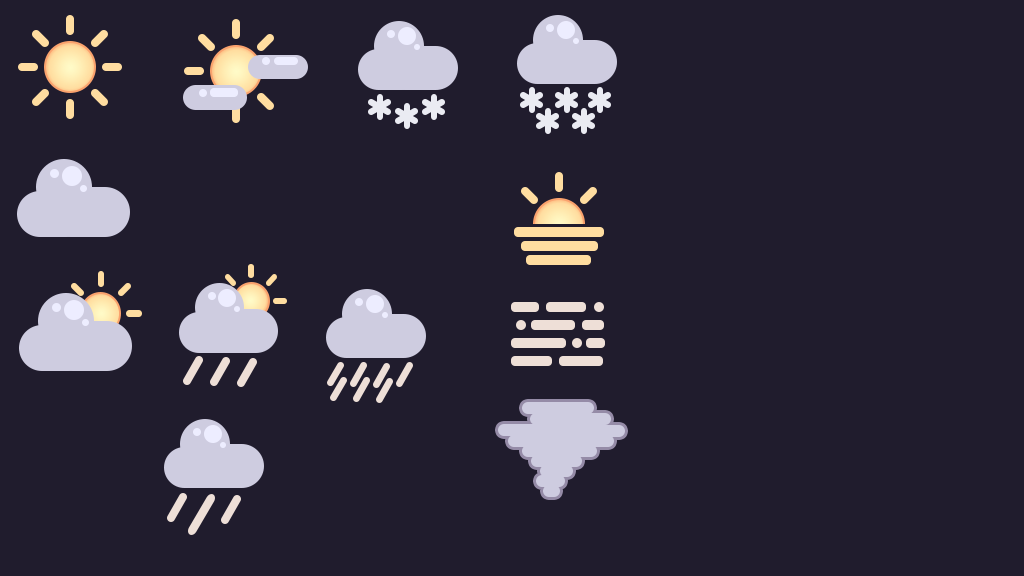
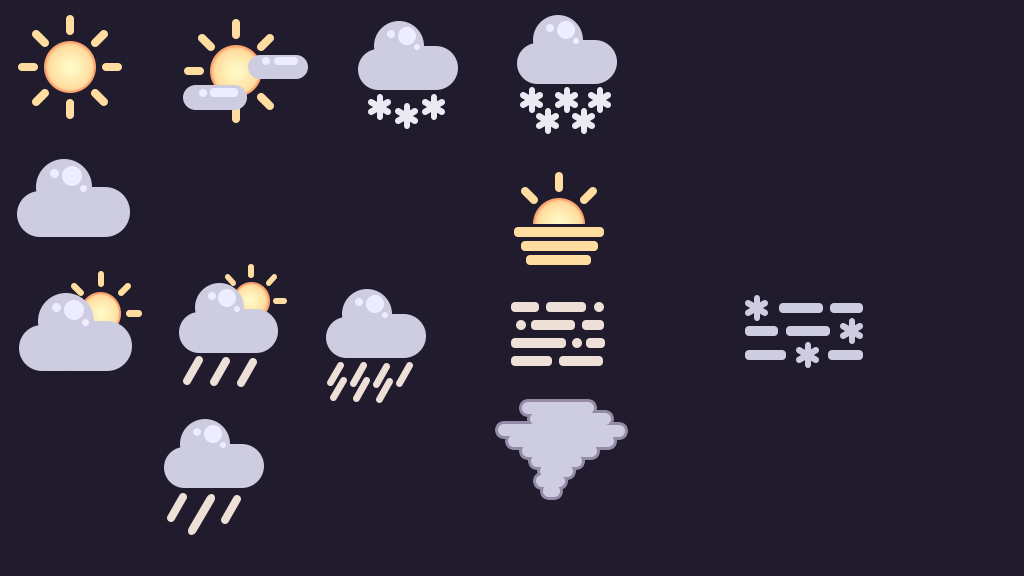
Revision of a layered 1024 × 576 image; what changed, layer by layer:
added group "snow storm" with 18 layers above "typhoon" over (745, 295, 863, 368)
added layer "Rectangle 10 copy 12" in group "snow storm" over (828, 350, 863, 360)
added layer "Rectangle 10 copy 11" in group "snow storm" over (745, 350, 786, 360)
added layer "Rectangle 10 copy 10" in group "snow storm" over (745, 326, 778, 336)
added layer "Rectangle 10 copy 8" in group "snow storm" over (830, 303, 863, 313)
added layer "Rectangle 10 copy 9" in group "snow storm" over (786, 326, 830, 336)
added layer "Rectangle 10 copy 7" in group "snow storm" over (779, 303, 823, 313)
added group "Group 6 copy 6" with 3 layers in group "snow storm" over (745, 295, 768, 321)
added layer "Rectangle 7 copy" (1st of 11, in "snow storm" › "Group 6 copy 6") in group "Group 6 copy 6" over (745, 300, 768, 316)
added layer "Rectangle 7 copy 2" (1st of 11, in "snow storm" › "Group 6 copy 6") in group "Group 6 copy 6" over (745, 300, 768, 316)
added layer "Rectangle 7" (1st of 11, in "snow storm" › "Group 6 copy 6") in group "Group 6 copy 6" over (754, 295, 760, 321)
added group "Group 6 copy 7" with 3 layers in group "snow storm" over (840, 318, 863, 344)
added layer "Rectangle 7 copy" (2nd of 11, in "snow storm" › "Group 6 copy 7") in group "Group 6 copy 7" over (840, 323, 863, 339)
added layer "Rectangle 7 copy 2" (2nd of 11, in "snow storm" › "Group 6 copy 7") in group "Group 6 copy 7" over (840, 323, 863, 339)
added layer "Rectangle 7" (2nd of 11, in "snow storm" › "Group 6 copy 7") in group "Group 6 copy 7" over (849, 318, 855, 344)
added group "Group 6 copy 8" with 3 layers in group "snow storm" over (796, 342, 819, 368)
added layer "Rectangle 7 copy" (3rd of 11, in "snow storm" › "Group 6 copy 8") in group "Group 6 copy 8" over (796, 347, 819, 363)
added layer "Rectangle 7 copy 2" (3rd of 11, in "snow storm" › "Group 6 copy 8") in group "Group 6 copy 8" over (796, 347, 819, 363)
…and 1 more changes (1 added)
